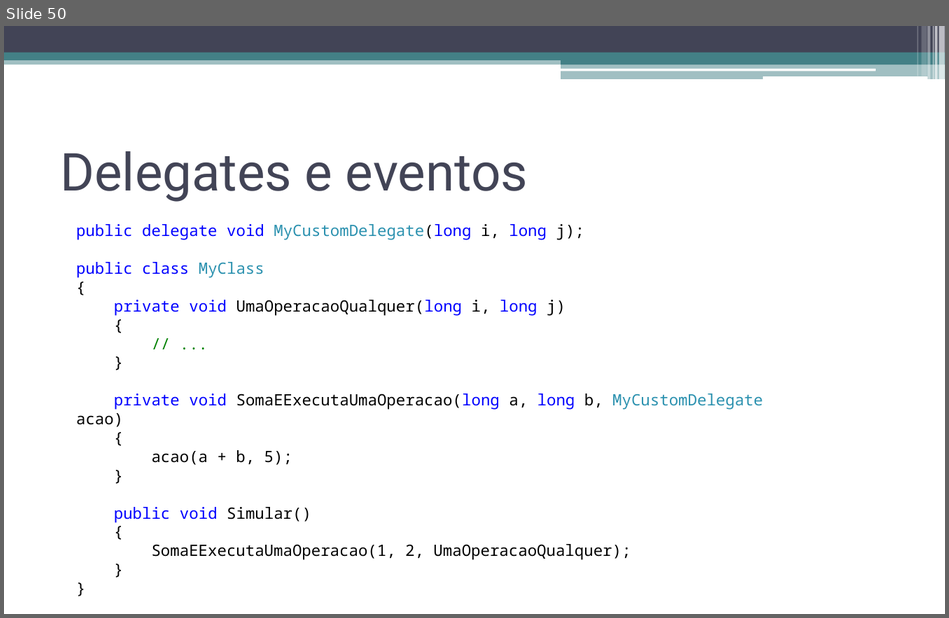
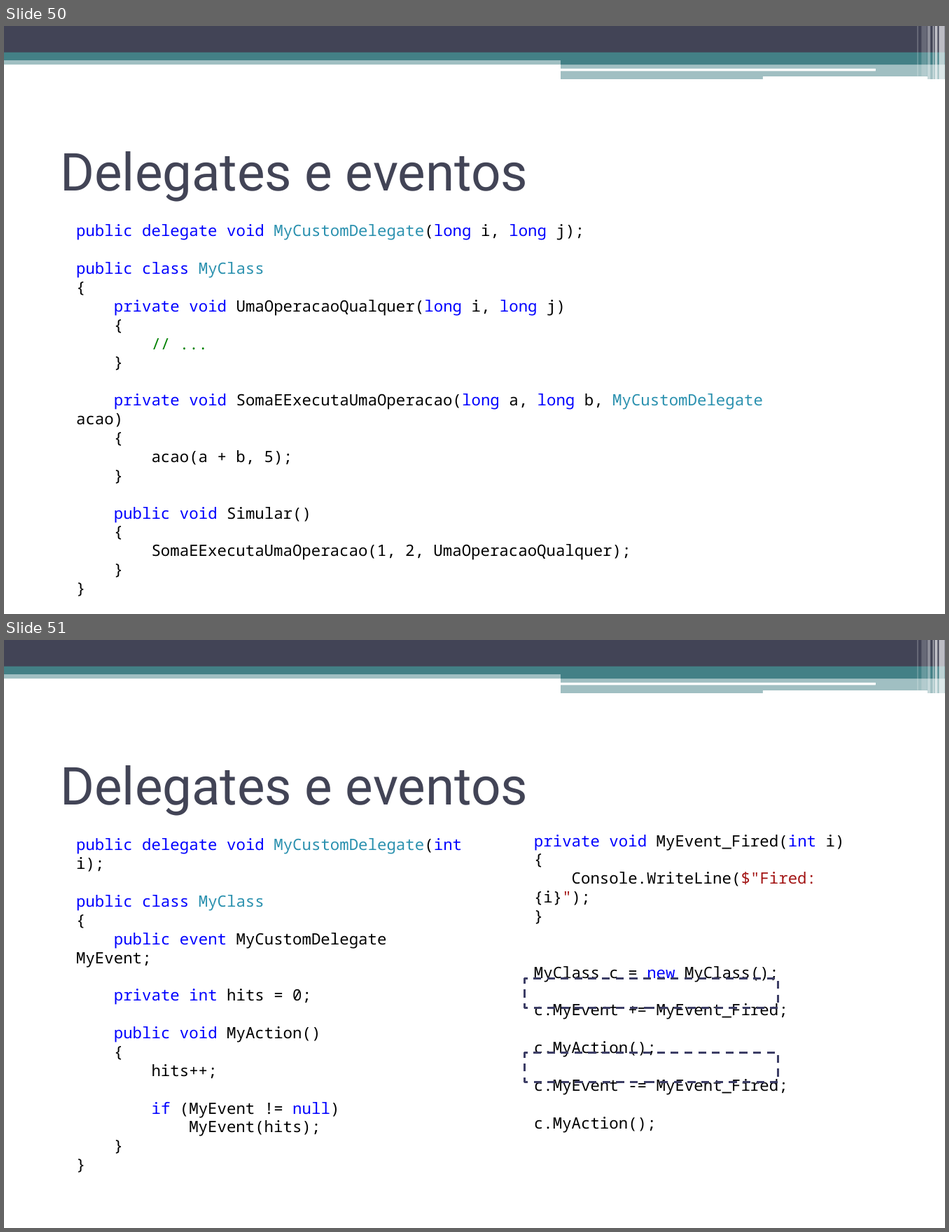
Before and after one commit to matheusneder/misc, a slide deck: palestras/ppt/treinamento-csharp.pptx. Shown one above the other, each under a label of ours: slide 50 before the commit, slides 50 and 51 after it. The pictures are 949x618 and 949x1232 pixels, drawn with LibreOffice and Linux fonts; fonts in the diff are those of the drawing. Boxes give left, top, right and bottom in pixels: in the first picture for what was removed or moved away, otherwise in the second. Text is boxed around its words. In the diff, an @@ line names an element or a change of style, - is before the commit and + after.

```diff
--- a/palestras/ppt/treinamento-csharp.pptx
+++ b/palestras/ppt/treinamento-csharp.pptx
@@ slide 51 added at box(4, 640, 945, 1228), background #FFFFFF; not listed: 13 template elements that a slide beside it also shows @@
@@ title added at box(60, 765, 528, 816), 40 pt, text #424456 @@
+Delegates e eventos
@@ text added at box(76, 838, 462, 1136), 12 pt, text #000000 @@
+public delegate void MyCustomDelegate(int i);
+public class MyClass
+{
+public event MyCustomDelegate MyEvent;
+private int hits = 0;
+public void MyAction()
+{
+hits++;
+if (MyEvent != null)
+MyEvent(hits);
+}
+}
@@ text added at box(534, 835, 845, 1132), 12 pt, text #000000 @@
+private void MyEvent_Fired(int i)
+{
+Console.WriteLine($"Fired: {i}");
+}
+MyClass c = new MyClass();
+c.MyEvent += MyEvent_Fired;
+c.MyAction();
+c.MyEvent -= MyEvent_Fired;
+c.MyAction();
@@ rectangle added at box(524, 979, 778, 1008), outline #3D3E66 1.5 pt dashed @@
@@ rectangle added at box(524, 1052, 778, 1081), outline #3D3E66 1.5 pt dashed @@
```
Also in this commit, not shown: 1 other slide added.
